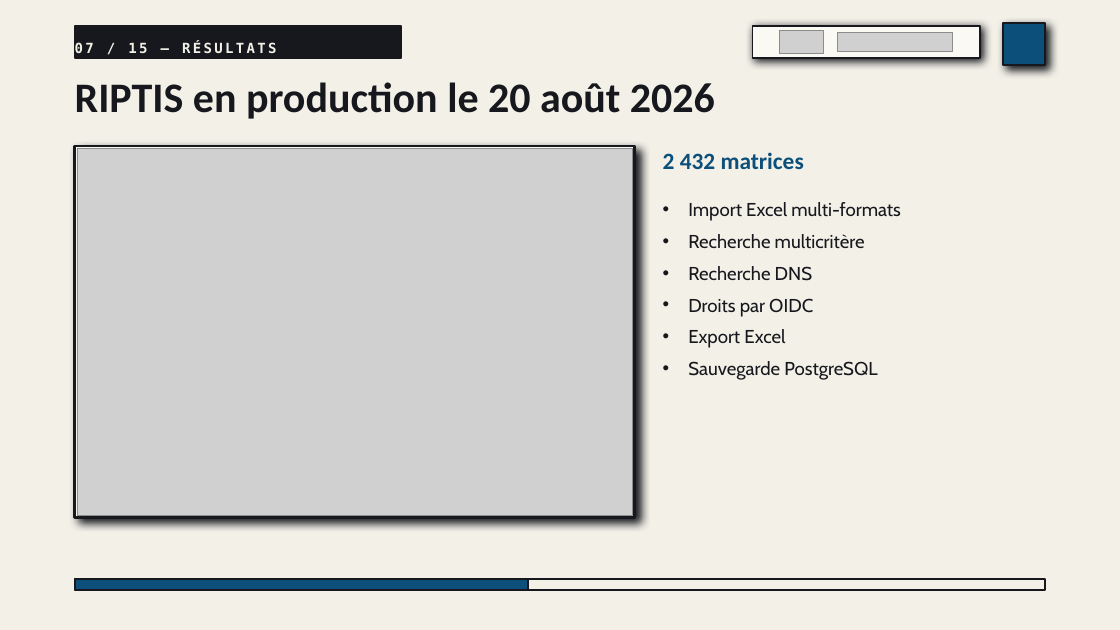
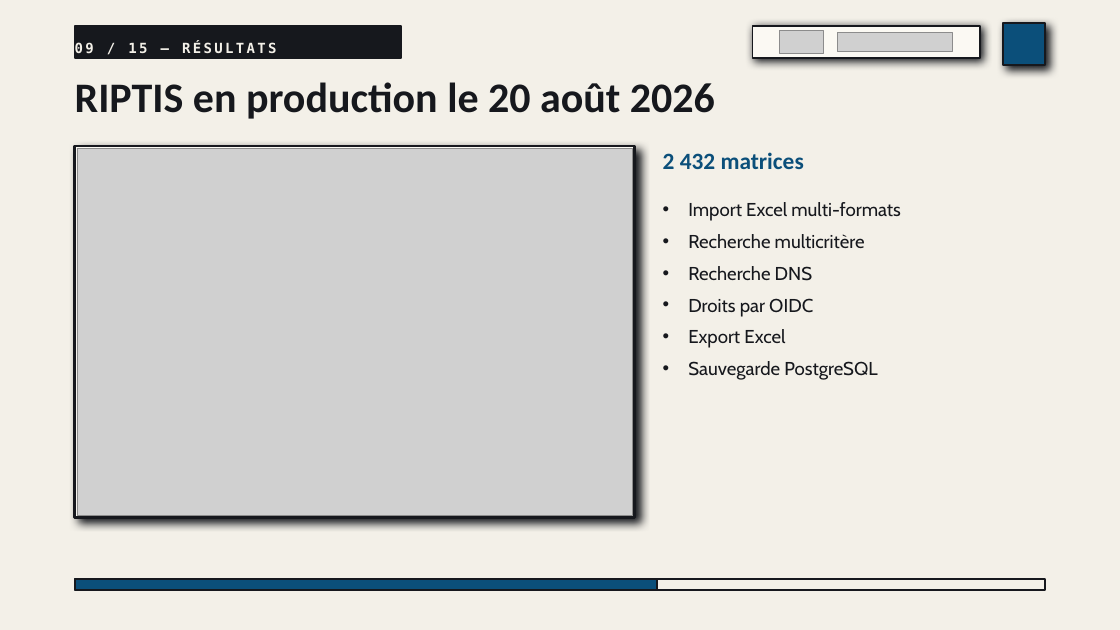
Before and after one commit to falachabt/Icam, a slide deck: slide 9 of Presentation_RIPTIS.pptx (slide 7 before the commit). Drawn at 1120x630 pixels with LibreOffice and Linux fonts; fonts in the diff are those of the drawing; grey boxes stand for pictures. Boxes give left, top, right and bottom in pixels: in the first picture for what was removed or moved away, otherwise in the second. Text is boxed around its words. In the diff, an @@ line names an element or a change of style, - is before the commit and + after.

```diff
--- a/Presentation_RIPTIS.pptx
+++ b/Presentation_RIPTIS.pptx
@@ text in rectangle at (75,41,276,54): text changed @@
-07 / 15 — RÉSULTATS
+09 / 15 — RÉSULTATS
@@ rectangle: place and size @@
-rectangle at (75,579,528,591)
+rectangle at (75,579,657,591)
```
Also in this commit, not shown: 3 other slides changed, 2 other files.
